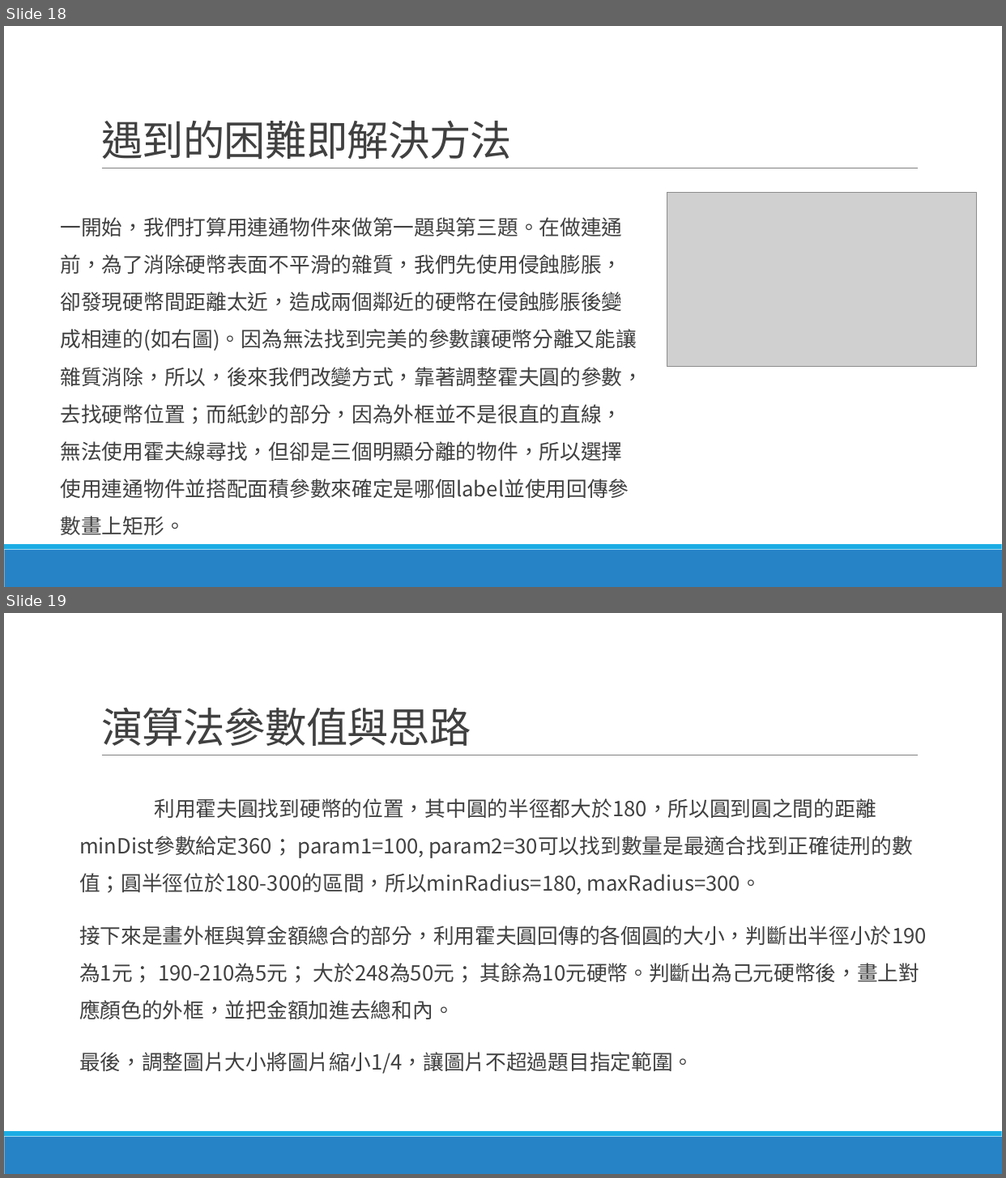
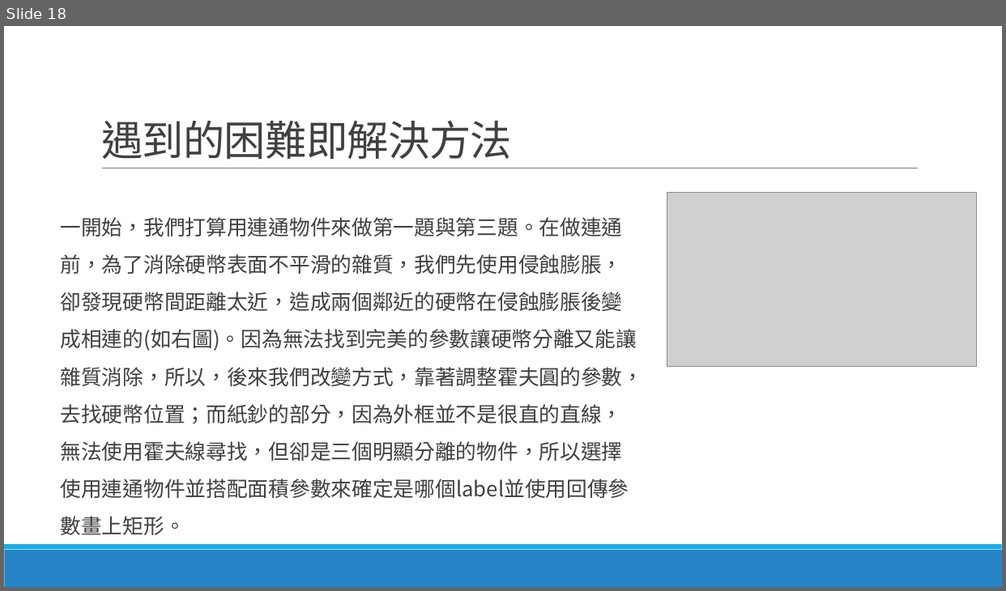
Before and after one commit to lohsuan/Multimedia-Tech, a slide deck: Project3_第三組_小組報告/Project3_第三組_小組報告.pptx. Shown one above the other, each under a label of ours: slides 18 and 19 before the commit, slide 18 after it. The pictures are 1006x1178 and 1006x591 pixels, drawn with LibreOffice and Linux fonts; fonts in the diff are those of the drawing; grey boxes stand for pictures. Boxes give left, top, right and bottom in pixels: in the first picture for what was removed or moved away, otherwise in the second. Text is boxed around its words. In the diff, an @@ line names an element or a change of style, - is before the commit and + after.

Commit message:
ppt modify

```diff
--- a/Project3_第三組_小組報告/Project3_第三組_小組報告.pptx
+++ b/Project3_第三組_小組報告/Project3_第三組_小組報告.pptx
@@ slide 19 removed at (4,613,1002,1174), background #FFFFFF; not listed: 3 template elements that a slide beside it also shows @@
@@ title removed at (101,707,471,747) @@
-演算法參數值與思路
@@ text removed at (79,798,927,1074) @@
-利用霍夫圓找到硬幣的位置，其中圓的半徑都大於180，所以圓到圓之間的距離minDist參數給定360； param1=100, param2=30可以找到數量是最適合找到正確徒刑的數值；圓半徑位於180-300的區間，所以minRadius=180, maxRadius=300。
-接下來是畫外框與算金額總合的部分，利用霍夫圓回傳的各個圓的大小，判斷出半徑小於190為1元； 190-210為5元； 大於248為50元； 其餘為10元硬幣。判斷出為己元硬幣後，畫上對應顏色的外框，並把金額加進去總和內。
-最後，調整圖片大小將圖片縮小1/4，讓圖片不超過題目指定範圍。
```
